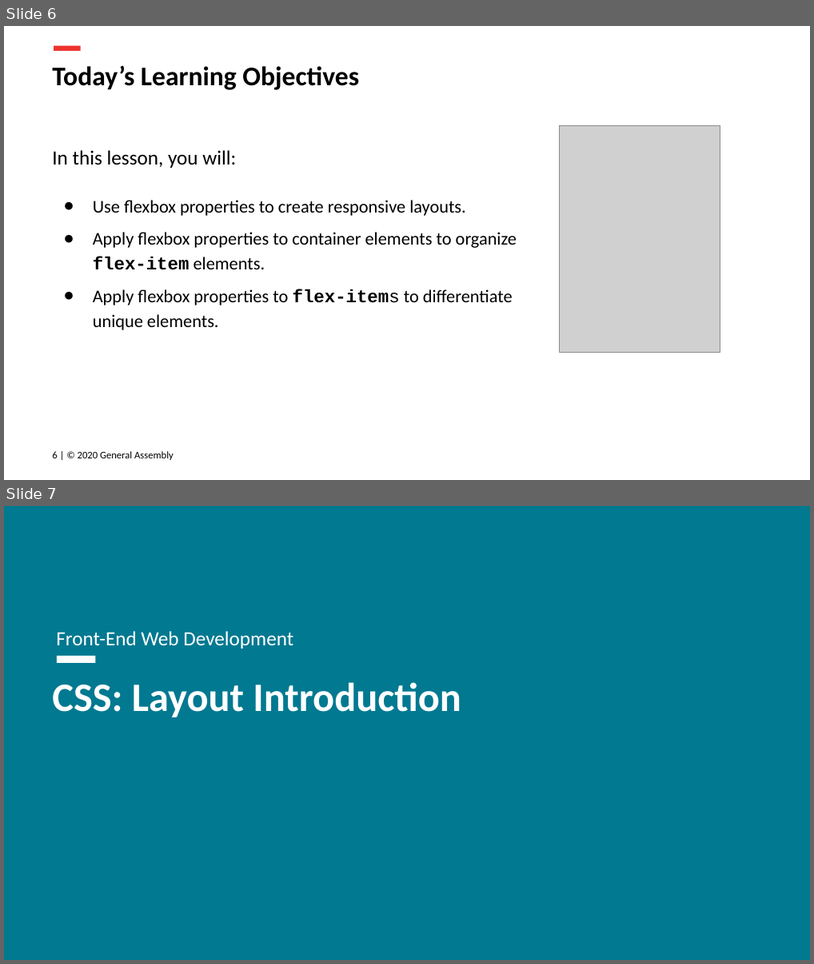
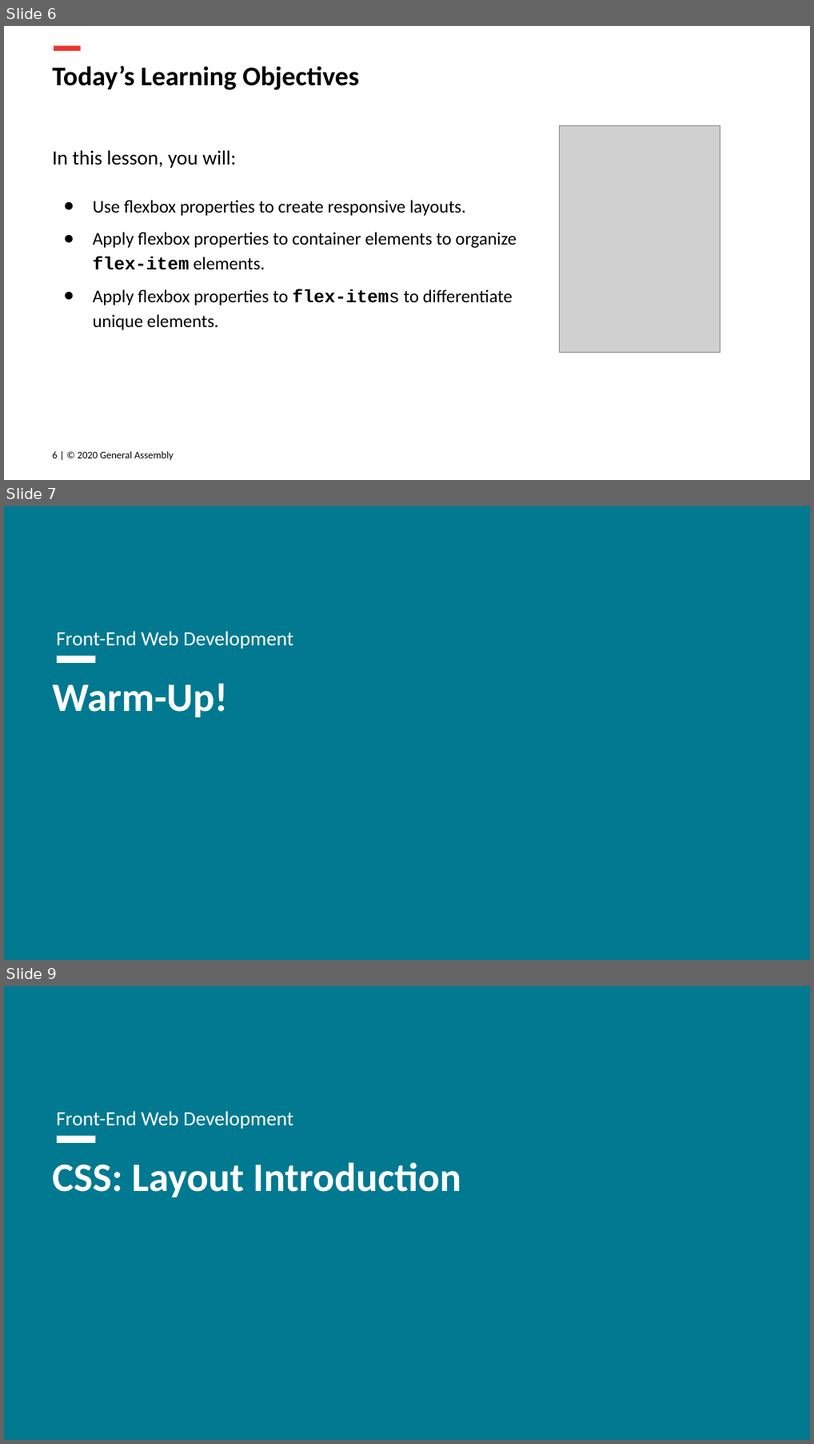
Before and after one commit to FEWD2022/Curriculum011822, a slide deck: Lesson Decks/04 Flexbox - FEWD 3.2.pptx. Shown one above the other, each under a label of ours: slides 6 and 7 before the commit, slides 6, 7 and 9 after it; the slides between them are not shown. The pictures are 814x964 and 814x1444 pixels, drawn with LibreOffice and Linux fonts; fonts in the diff are those of the drawing; grey boxes stand for pictures; background and template pictures are left out. Boxes give left, top, right and bottom in pixels: in the first picture for what was removed or moved away, otherwise in the second. Text is boxed around its words. In the diff, an @@ line names an element or a change of style, - is before the commit and + after.

```diff
--- a/Lesson Decks/04 Flexbox - FEWD 3.2.pptx
+++ b/Lesson Decks/04 Flexbox - FEWD 3.2.pptx
@@ slide 7 added at <box>4,506,810,960</box>, background #FFFFFF; not listed: 2 template elements that a slide beside it also shows @@
@@ subtitle added at <box>56,631,294,648</box>, 18 pt, text #FFFFFF @@
+Front-End Web Development
@@ title added at <box>52,683,227,717</box>, 36 pt, text #FFFFFF, bold @@
+Warm-Up!
@@ what was slide 7 is now slide 9 @@
```
Also in this commit, not shown: 1 other slide added, 43 other files.
